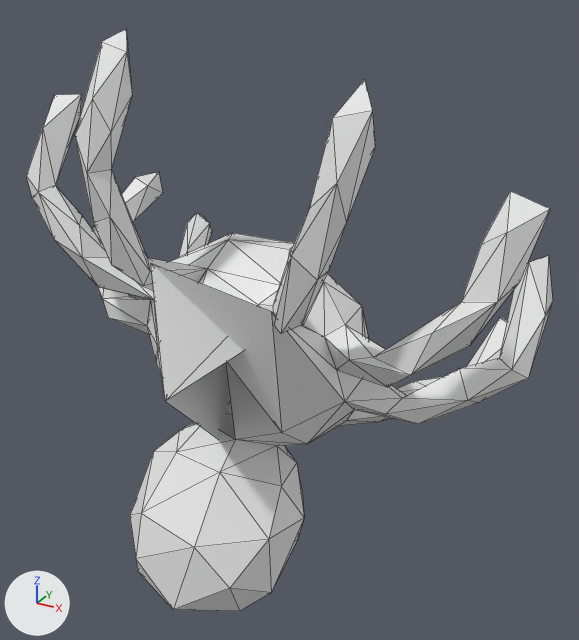
Before and after pictures for a commit that changed the OBJ model mesh_cnn/datasets/random_walks/T414.obj.
Before and after are seen from a camera (50 mm lens) standing at (1.055, -1.696, 0.963) and looking at (0.057, 0.118, 0.056). The axes (+X, +Y, +Z) are drawn at lower left. The lights are the same throughout. Mesh edges are drawn as thin lines. Where no turn or scale is listed for an object, it has been applied to the vertices.

Objects in the first picture: 'T414'.
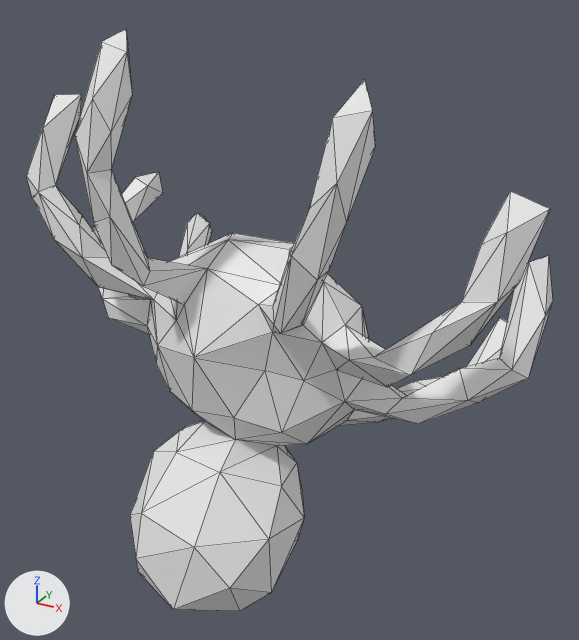
Boxes (x1, y1, x2, y2) around the edits, measured in the pictures (579 x 640 px; the box of a moved part takes in the faces that stretch with it):
part 1 of me_t414, moved or reshaped: before (151, 263, 349, 439); after (157, 269, 349, 439)

The change, as a diff of the scene's bpy script:
```diff
--- a/mesh_cnn/datasets/random_walks/T414.obj.py
+++ b/mesh_cnn/datasets/random_walks/T414.obj.py
@@ me_t414 @@
 me_t414.from_pydata(...)  # 252 vertices, 500 faces; spans x -0.68..0.75, y -0.41..0.62, z -0.72..0.84
 # used by ob_t414; location = (0.0, 0.0, 0.0)
-me_t414.vertices[144].co = (0.26, -0.08, 0.13)  # pixel (324, 336)
-me_t414.vertices[187].co = (0.22, -0.27, 0.26)  # pixel (271, 311)
-me_t414.vertices[198].co = (0.02, -0.41, 0.04)  # pixel (165, 401)
-me_t414.vertices[204].co = (-0.11, -0.27, 0.32)  # pixel (150, 263)
-me_t414.vertices[207].co = (-0.18, 0.13, -0.08)
-me_t414.vertices[215].co = (-0.1, 0.11, -0.45)
+# me_t414 part 1
+me_t414.vertices[144].co = (0.26, -0.09, 0.12)  # pixel (321, 342)
+me_t414.vertices[187].co = (0.22, -0.09, 0.0)  # pixel (303, 380)
+me_t414.vertices[198].co = (-0.05, -0.19, 0.05)  # pixel (193, 357)
+me_t414.vertices[204].co = (0.12, -0.13, 0.02)  # pixel (264, 370)
+me_t414.vertices[207].co = (0.04, -0.15, -0.13)  # pixel (233, 417)
+me_t414.vertices[215].co = (-0.11, -0.14, -0.15)  # pixel (191, 410)
```
